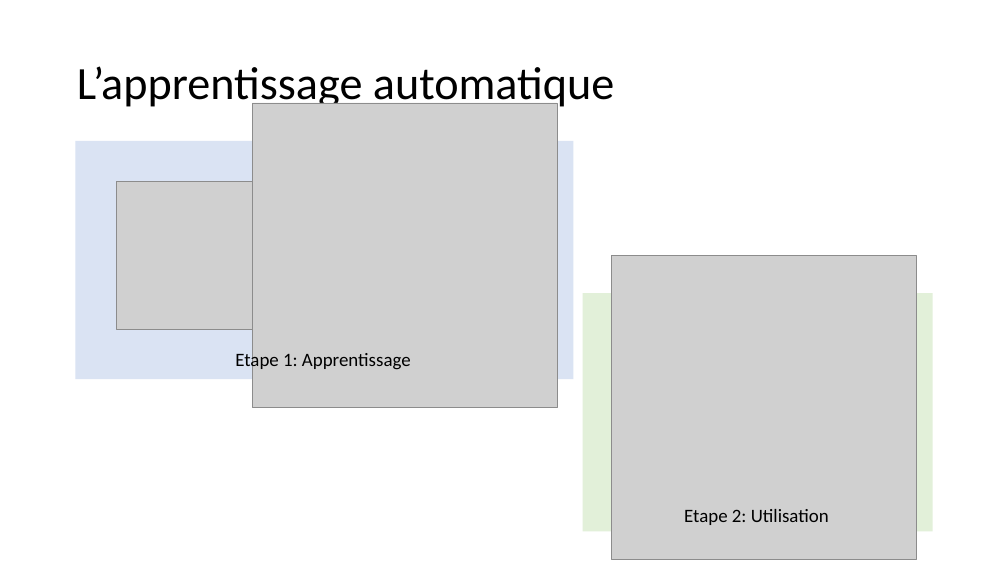
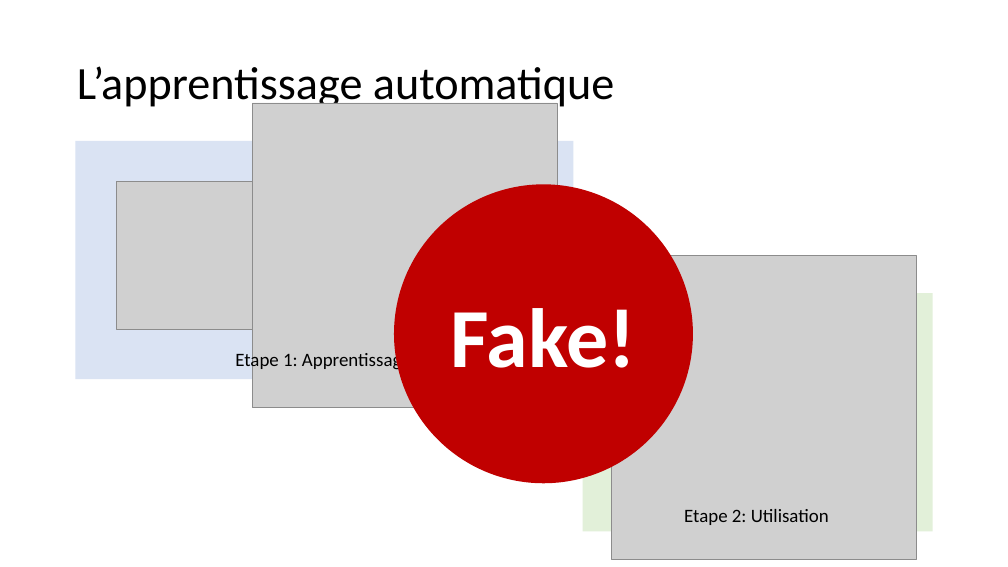
Before and after one commit to pauldubois98/AI-MythsReality, a slide deck: slide 15 of slides.pptx. Drawn at 1008x567 pixels with LibreOffice and Linux fonts; fonts in the diff are those of the drawing; grey boxes stand for pictures. Boxes give left, top, right and bottom in pixels: in the first picture for what was removed or moved away, otherwise in the second. Text is boxed around its words. In the diff, an @@ line names an element or a change of style, - is before the commit and + after.

Commit message:
added fake to DL recap' slide

```diff
--- a/slides.pptx
+++ b/slides.pptx
@@ ellipse added at (394, 185, 693, 483), fill #C00000, 80 pt, text #FFFFFF, bold @@
+Fake!
```
Also in this commit, not shown: 1 slide added.
